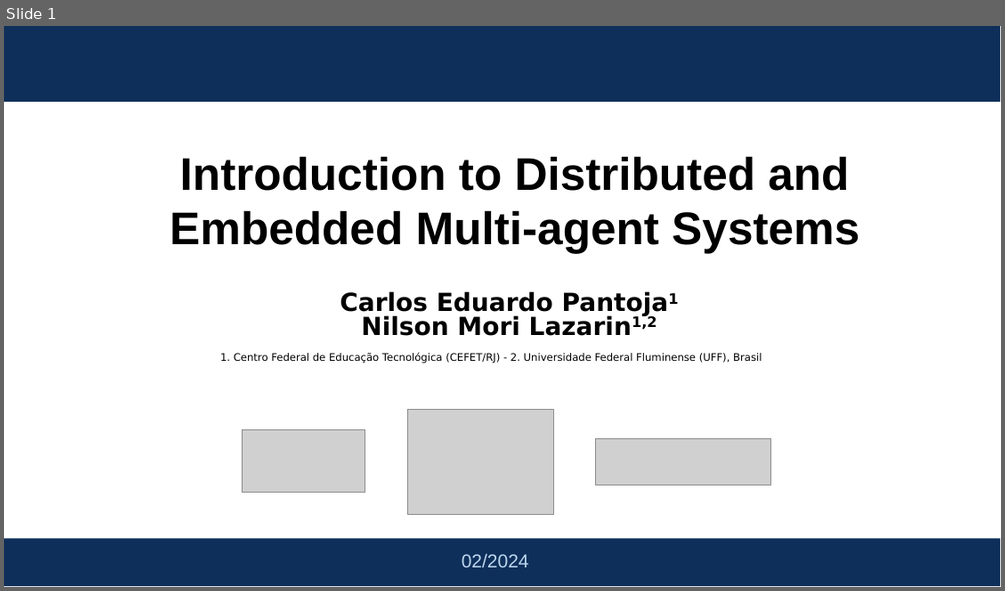
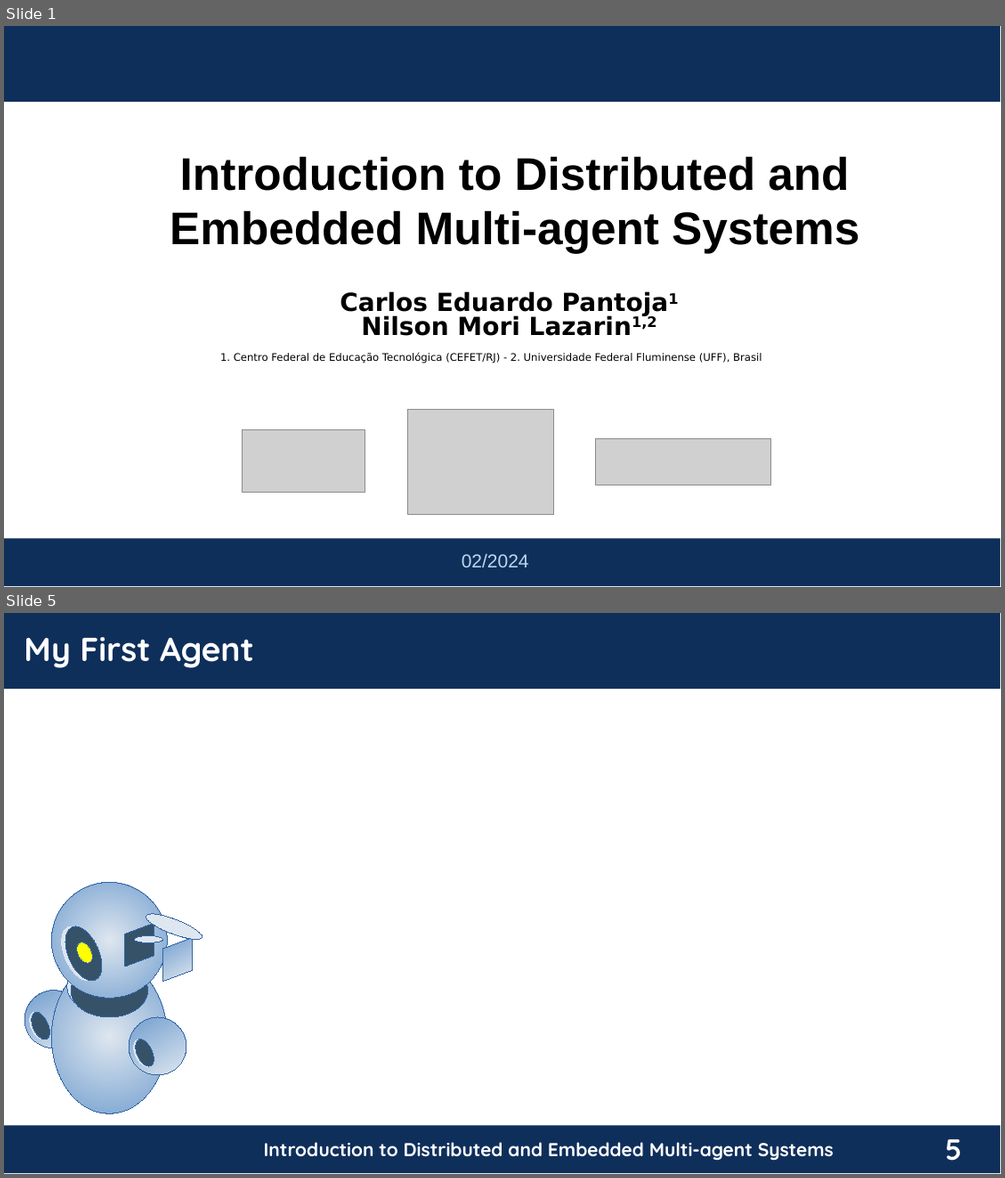
Before and after one commit to chon-group/distributedAndEmbeddedAI, a slide deck: course/06-MyFirstAgent/MyFirstAgent_20240217.odp. Shown one above the other, each under a label of ours: slide 1 before the commit, slides 1 and 5 after it; the slides between them are not shown. The pictures are 1005x591 and 1005x1178 pixels, drawn with LibreOffice and Linux fonts; fonts in the diff are those of the drawing; grey boxes stand for pictures; background and template pictures are left out. Boxes give left, top, right and bottom in pixels: in the first picture for what was removed or moved away, otherwise in the second. Text is boxed around its words. In the diff, an @@ line names an element or a change of style, - is before the commit and + after.

Commit message:
Adjustments in My First Agent  Presentation (pt).

```diff
--- a/course/06-MyFirstAgent/MyFirstAgent_20240217.odp
+++ b/course/06-MyFirstAgent/MyFirstAgent_20240217.odp
@@ slide 5 added at [4,613,1001,1174], background #FFFFFF; not listed: 1 template element that a slide beside it also shows @@
@@ rectangle added at [4,613,1000,689], fill #0F2F5B @@
@@ text added at [24,637,254,668], 32 pt, text #FFFFFF, bold @@
+My First Agent
@@ ellipse added at [52,882,168,998], fill gradient #DEE6EF to #729FCF, outline #3465A4 0 pt @@
@@ ellipse added at [54,921,105,986], fill #DEE6EF, outline #DEE6EF 0 pt @@
@@ ellipse added at [58,920,109,985], fill #355269, outline #3465A4 0 pt @@
@@ freeform shape added at [125,923,154,966], fill #355269, outline #3465A4 0 pt @@
@@ ellipse added at [143,908,204,944], fill #DEE6EF, outline #3465A4 0 pt @@
@@ ellipse added at [52,959,168,1113], fill gradient #DEE6EF to #729FCF, outline #3465A4 0 pt @@
@@ ellipse added at [67,959,144,1013], fill #DEE6EF, outline #3465A4 0 pt @@
@@ ellipse added at [73,940,96,965], fill #FFFF00, outline #3465A4 0 pt @@
@@ ellipse added at [134,936,162,943], fill #DEE6EF, outline #3465A4 0 pt @@
@@ freeform shape added at [163,938,192,981], fill gradient #729FCF to #DEE6EF, outline #3465A4 0 pt @@
@@ ellipse added at [71,963,147,1017], fill #355269, outline #3465A4 0 pt @@
@@ ellipse added at [25,989,82,1047], fill gradient #729FCF to #DEE6EF, outline #3465A4 0 pt @@
@@ ellipse added at [25,1010,51,1043], fill #DEE6EF, outline #DEE6EF 0 pt @@
@@ ellipse added at [28,1010,54,1043], fill #355269, outline #3465A4 0 pt @@
@@ ellipse added at [129,1017,186,1074], fill gradient #729FCF to #DEE6EF, outline #3465A4 0 pt @@
@@ ellipse added at [129,1037,155,1070], fill #DEE6EF, outline #DEE6EF 0 pt @@
@@ ellipse added at [132,1037,157,1070], fill #355269, outline #3465A4 0 pt @@
@@ rectangle added at [4,1126,1000,1173], fill #0F2F5B @@
@@ text added at [264,1142,833,1160], 18 pt, text #FFFFFF, bold @@
+Introduction to Distributed and Embedded Multi-agent Systems
```
Also in this commit, not shown: 4 slides changed, 5 other slides added, 1 slide removed, 1 other file.
